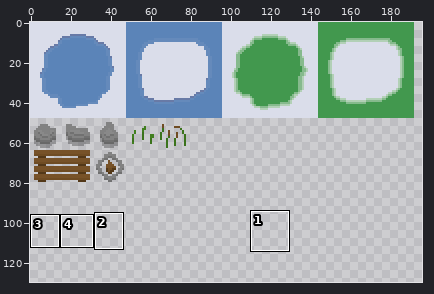
A sprite sheet gets an edit: asset/img/terrain.png. The first picture is a wide view before the edit; the outline marks the close-up.
Close-up. Earlier state:
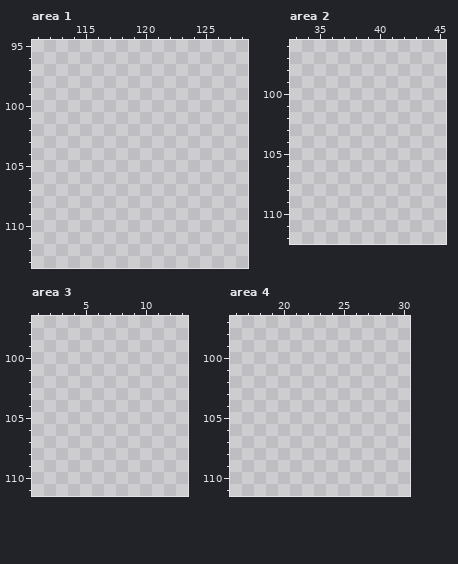
The file is 256x256 pixels. Colours within 5 levels of each other are drawn and written as one. Shown: area 1: x 111..128, y 95..113; area 2: x 33..45, y 96..112; area 3: x 1..13, y 97..111; area 4: x 16..30, y 97..111. The wide view leaves out empty margins. The commit also changed other parts of the picture, which this record leaves out.
Palette (. is transparent): 
The same view after the edit:
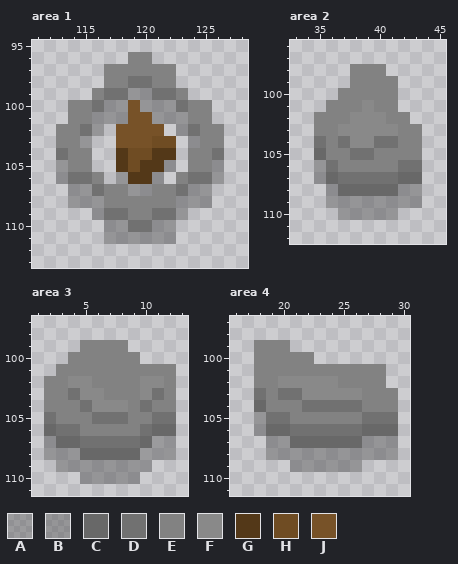
Colours new in this view: A #4242425c  B #42424266  C #686868  D #717171  E #828282  F #898989  G #533818  H #6f4c23  J #775228
Changes in this commit:
Changed rows in their new state; - is an unchanged pixel.
Area 1:
first column x 113:
 96 ------EE------
 97 ----EEEEEE----
 98 ----EEDDEE----
 99 ---EDDBBDDE---
100 -EEDBBJBBBDEE-
101 -EEBBBJJBBBEE-
102 EEDB-JJJJ-BDEE
103 EEB--JJJHH-BEE
104 DEE--GHHGG-EED
105 BEE--GHGGB-EEB
106 BDDE-BGGB-EDDB
107 -BBDEEBBEEDBB-
108 -BBBEEEEEEBBB-
109 ---BDDEEDDB---
110 ----BBDDBB----
111 ----BBBBBB----
Area 2:
first column x 35:
 98 ---EEE---
 99 ---EEEE--
100 --EEEEE--
101 -EEEFEE--
102 EEEFFFEE-
103 EEFFFFFEE
104 DEDFFDDEE
105 CEEDDEEEE
106 BDEEEEEDD
107 BCDDDDDCC
108 -BCCCCCBB
109 -BBBBBBBB
110 --BBBBB--
Area 3:
first column x 2:
 99 ---EEEE----
100 --EEEEEE---
101 -EEEEEEEEEE
102 EEFFEEEEFFE
103 EEDFFEEEFDE
104 EEEDFFFEDEE
105 DEEEDDDEEDD
106 CDDEEEEEDCC
107 BCCDDDDDCAA
108 BBBCCCCCAAB
109 -BBBBBBBA--
110 ---BBBBB---
Area 4:
first column x 18:
 99 EEE---------
100 EEEEE-------
101 EEEEEEEEEEE-
102 EEFFFFFEEEE-
103 DEDDFFFFFEEE
104 CEEEDDDDDEEE
105 BDDEEEEEEDDD
106 BCCDDDDDDCCC
107 -BBCCCCCCBBB
108 -BBBBBBBBBBB
109 ---BBBBBB---
Changed places in both close-ups, as pixel boxes (x1, y1, x2, y2):
added: (56, 52, 224, 244)
added: (314, 64, 422, 220)
added: (44, 340, 176, 484)
added: (254, 340, 398, 472)
